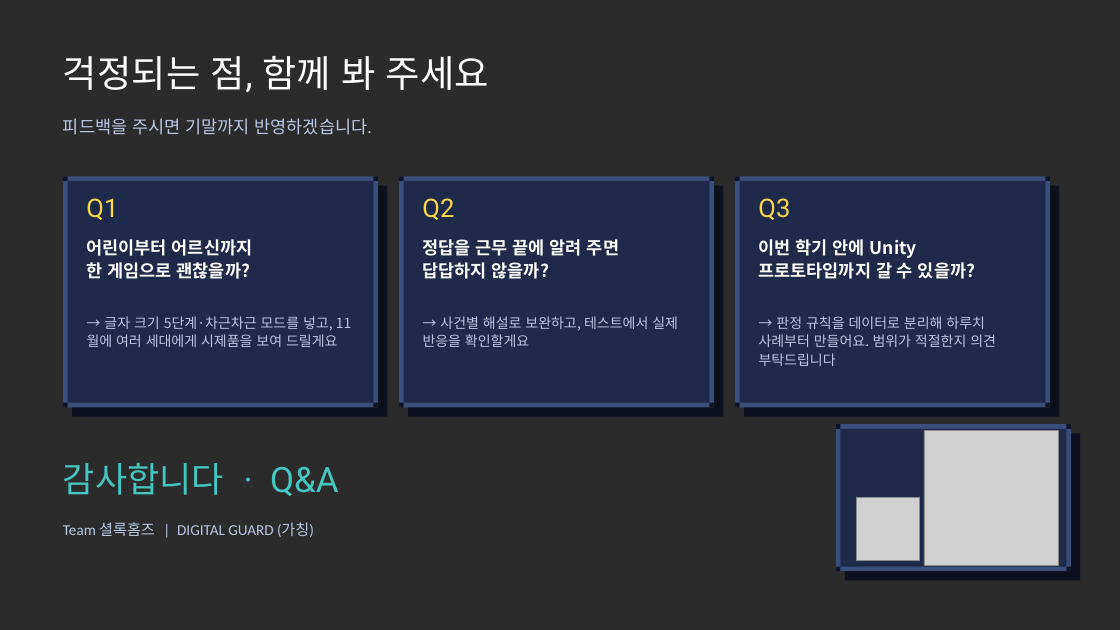
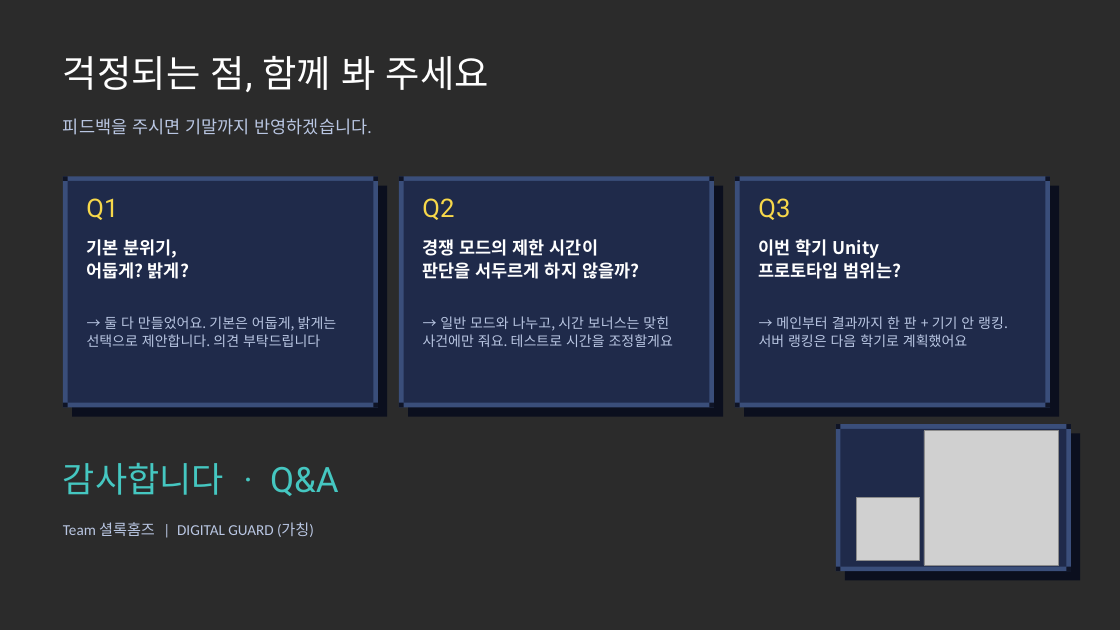
Before and after one commit to gyeom3055-ship-it/school, a slide deck: slide 19 of docs/digital-guard/presentation/DIGITAL_GUARD_중간설계발표.pptx (slide 14 before the commit). Drawn at 1120x630 pixels with LibreOffice and Linux fonts; fonts in the diff are those of the drawing; grey boxes stand for pictures; background and template pictures are left out; a plain dark background stands for a picture behind light text. Boxes give left, top, right and bottom in pixels: in the first picture for what was removed or moved away, otherwise in the second. Text is boxed around its words. In the diff, an @@ line names an element or a change of style, - is before the commit and + after.

```diff
--- a/docs/digital-guard/presentation/DIGITAL_GUARD_중간설계발표.pptx
+++ b/docs/digital-guard/presentation/DIGITAL_GUARD_중간설계발표.pptx
@@ text at (87, 239, 189, 279): text changed @@
-어린이부터 어르신까지
-한 게임으로 괜찮을까?
+기본 분위기,
+어둡게? 밝게?
@@ text at (423, 239, 639, 279): text changed @@
-정답을 근무 끝에 알려 주면
-답답하지 않을까?
+경쟁 모드의 제한 시간이
+판단을 서두르게 하지 않을까?
@@ text at (759, 239, 901, 279): text changed @@
-이번 학기 안에 Unity
-프로토타입까지 갈 수 있을까?
+이번 학기 Unity
+프로토타입 범위는?
@@ text at (87, 316, 337, 347): text changed @@
-→ 글자 크기 5단계·차근차근 모드를 넣고, 11월에 여러 세대에게 시제품을 보여 드릴게요
+→ 둘 다 만들었어요. 기본은 어둡게, 밝게는 선택으로 제안합니다. 의견 부탁드립니다
@@ text at (423, 316, 673, 347): text changed @@
-→ 사건별 해설로 보완하고, 테스트에서 실제 반응을 확인할게요
+→ 일반 모드와 나누고, 시간 보너스는 맞힌 사건에만 줘요. 테스트로 시간을 조정할게요
@@ text at (759, 316, 1008, 347): text changed @@
-→ 판정 규칙을 데이터로 분리해 하루치 사례부터 만들어요. 범위가 적절한지 의견 부탁드립니다
+→ 메인부터 결과까지 한 판 + 기기 안 랭킹. 서버 랭킹은 다음 학기로 계획했어요
```
Also in this commit, not shown: 5 other slides changed, 13 slides added, 8 slides removed, 6 other files.
